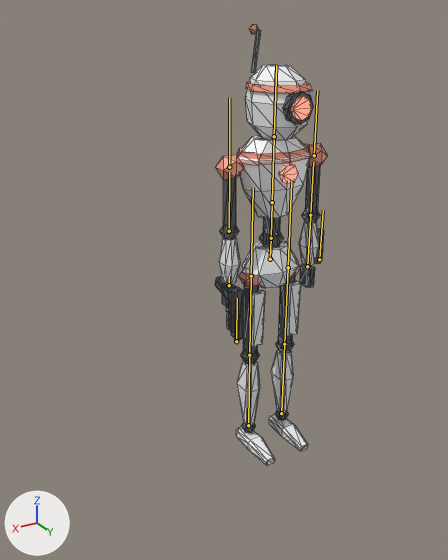
What one commit did to the glTF model game/player/robot/needle.glb.
One viewpoint serves both versions: a 50 mm lens placed at (1.51, 2.11, 1.97), pointed at (0.08, -0.27, 0.78). Lighting does not change. The marker at lower left points along +X, +Y and +Z. The first picture is the older version. The bones that change, and the others that lie on the model, are drawn over the model as lines. Mesh edges are drawn as thin lines.

Objects in the first picture: 'Needle'.
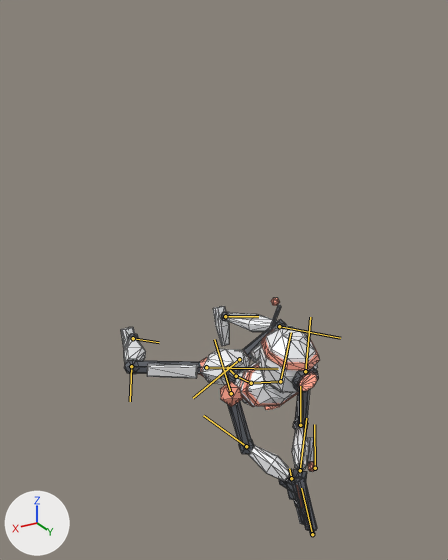
The newer file adds an action. The first version stands in its rest pose; the second is drawn at frame 16 of the action 'belly_crawl'.

Pixel boxes (x1, y1, x2, y2) of what changed, in the pictures (448 x 560 px):
'Needle', posed (75% wider, 46% shorter): before (215, 25, 328, 465); after (121, 298, 319, 534)
bone 'hips', root to tip: before (270, 259) to (271, 238); after (228, 368) to (236, 376)
bone 'spine', root to tip: before (271, 238) to (272, 202); after (236, 376) to (251, 383)
bone 'chest', root to tip: before (272, 202) to (274, 136); after (251, 383) to (280, 381)
bone 'head', root to tip: before (274, 136) to (276, 65); after (280, 381) to (291, 332)
bone 'upper_arm_l', root to tip: before (314, 155) to (317, 90); after (305, 371) to (310, 317)
bone 'forearm_l', root to tip: before (310, 215) to (313, 162); after (300, 425) to (300, 386)
bone 'hand_l', root to tip: before (307, 266) to (310, 217); after (300, 470) to (306, 418)
bone 'upper_arm_r', root to tip: before (229, 167) to (229, 97); after (231, 393) to (214, 339)
bone 'forearm_r', root to tip: before (229, 231) to (229, 172); after (246, 446) to (203, 415)
bone 'hand_r', root to tip: before (229, 285) to (229, 276); after (291, 478) to (289, 468)
bone 'thigh_l', root to tip: before (288, 267) to (291, 181); after (239, 359) to (193, 398)
bone 'shin_l', root to tip: before (284, 344) to (288, 267); after (279, 326) to (340, 338)
bone 'foot_l', root to tip: before (281, 413) to (284, 344); after (225, 316) to (258, 316)
bone 'thigh_r', root to tip: before (251, 276) to (253, 187); after (206, 367) to (278, 369)
bone 'shin_r', root to tip: before (249, 355) to (251, 276); after (131, 366) to (130, 401)
bone 'foot_r', root to tip: before (248, 425) to (249, 355); after (133, 338) to (159, 342)

The edits, one by one:
Bone 'hips' (bone_hips) moves from (0.0, 0.0, 0.0) to (0.0, -0.75, 0.36).
Bone 'hips' (bone_hips) turns from (0, 0, 0) to (-86, -6, 0) degrees about its own x, y and z.
Bone 'spine' (bone_spine) turns from (0, 0, 0) to (12, -1, 3) degrees about its own x, y and z.
Bone 'chest' (bone_chest) turns from (0, 0, 0) to (14, -1, 3) degrees about its own x, y and z.
Bone 'head' (bone_head) turns from (0, 0, 0) to (50, 0, 0) degrees about its own x, y and z.
Bone 'upper_arm_l' (bone_upper_arm_l) turns from (0, 0, 0) to (84, -18, -30) degrees about its own x, y and z.
Bone 'forearm_l' (bone_forearm_l) turns from (0, 0, 0) to (50, 0, 0) degrees about its own x, y and z.
Bone 'hand_l' (bone_hand_l) turns from (0, 0, 0) to (-36, 26, -13) degrees about its own x, y and z.
Bone 'upper_arm_r' (bone_upper_arm_r) turns from (0, 0, 0) to (86, 14, 32) degrees about its own x, y and z.
Bone 'forearm_r' (bone_forearm_r) turns from (0, 0, 0) to (47, 0, 0) degrees about its own x, y and z.
Bone 'hand_r' (bone_hand_r) turns from (0, 0, 0) to (-43, -14, 31) degrees about its own x, y and z.
Bone 'thigh_l' (bone_thigh_l) turns from (0, 0, 0) to (68, 98, 5) degrees about its own x, y and z.
Bone 'shin_l' (bone_shin_l) turns from (0, 0, 0) to (-93, 0, 0) degrees about its own x, y and z.
Bone 'foot_l' (bone_foot_l) turns from (0, 0, 0) to (-53, -114, 71) degrees about its own x, y and z.
Bone 'thigh_r' (bone_thigh_r) turns from (0, 0, 0) to (68, -98, 5) degrees about its own x, y and z.
Bone 'shin_r' (bone_shin_r) turns from (0, 0, 0) to (-92, 0, 0) degrees about its own x, y and z.
Bone 'foot_r' (bone_foot_r) turns from (0, 0, 0) to (-54, 115, -71) degrees about its own x, y and z.
